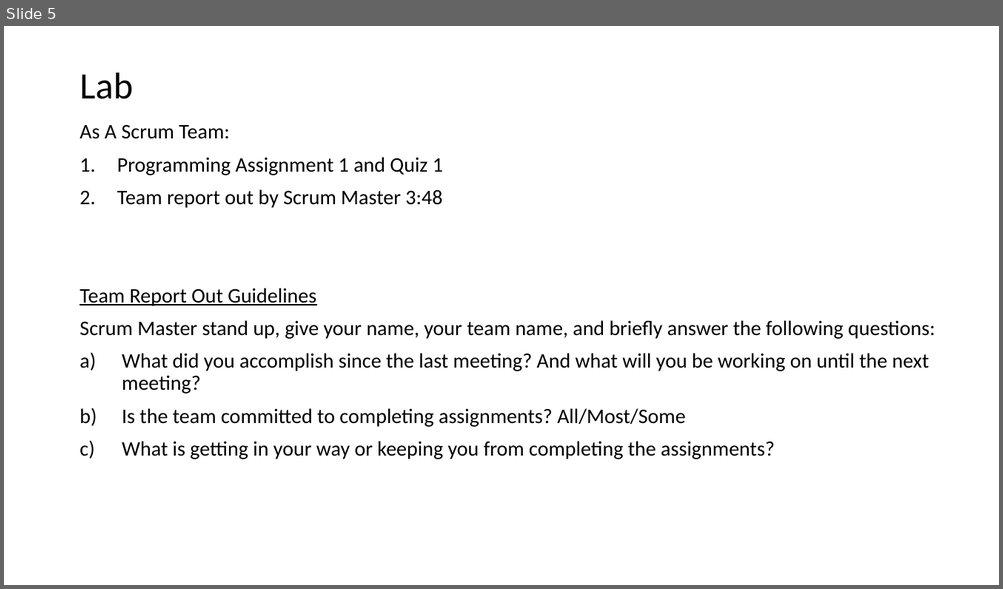
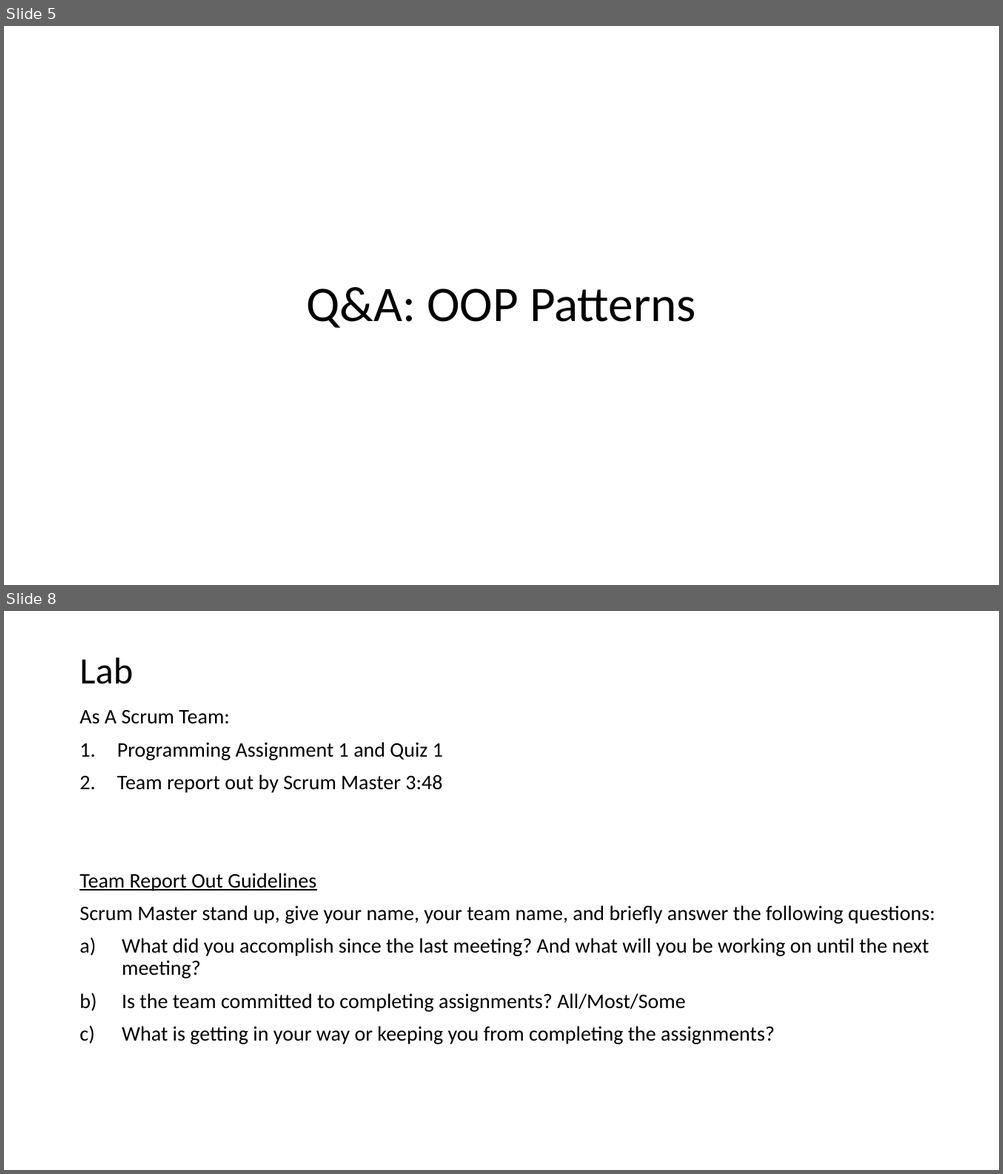
Before and after one commit to EricJPogue/CPSC-24500, a slide deck: lecture-slides/2019-09-04.pptx. Shown one above the other, each under a label of ours: slide 5 before the commit, slides 5 and 8 after it; the slides between them are not shown. The pictures are 1003x589 and 1003x1174 pixels, drawn with LibreOffice and Linux fonts; fonts in the diff are those of the drawing. Boxes give left, top, right and bottom in pixels: in the first picture for what was removed or moved away, otherwise in the second. Text is boxed around its words. In the diff, an @@ line names an element or a change of style, - is before the commit and + after.

```diff
--- a/lecture-slides/2019-09-04.pptx
+++ b/lecture-slides/2019-09-04.pptx
@@ slide 5 added at [4, 26, 999, 585], background #FFFFFF @@
@@ title added at [306, 287, 696, 328], 48 pt, text #000000 @@
+Q&A: OOP Patterns
@@ what was slide 5 is now slide 8 @@
```
Also in this commit, not shown: 3 slides changed, 3 other slides added, 1 slide removed.
